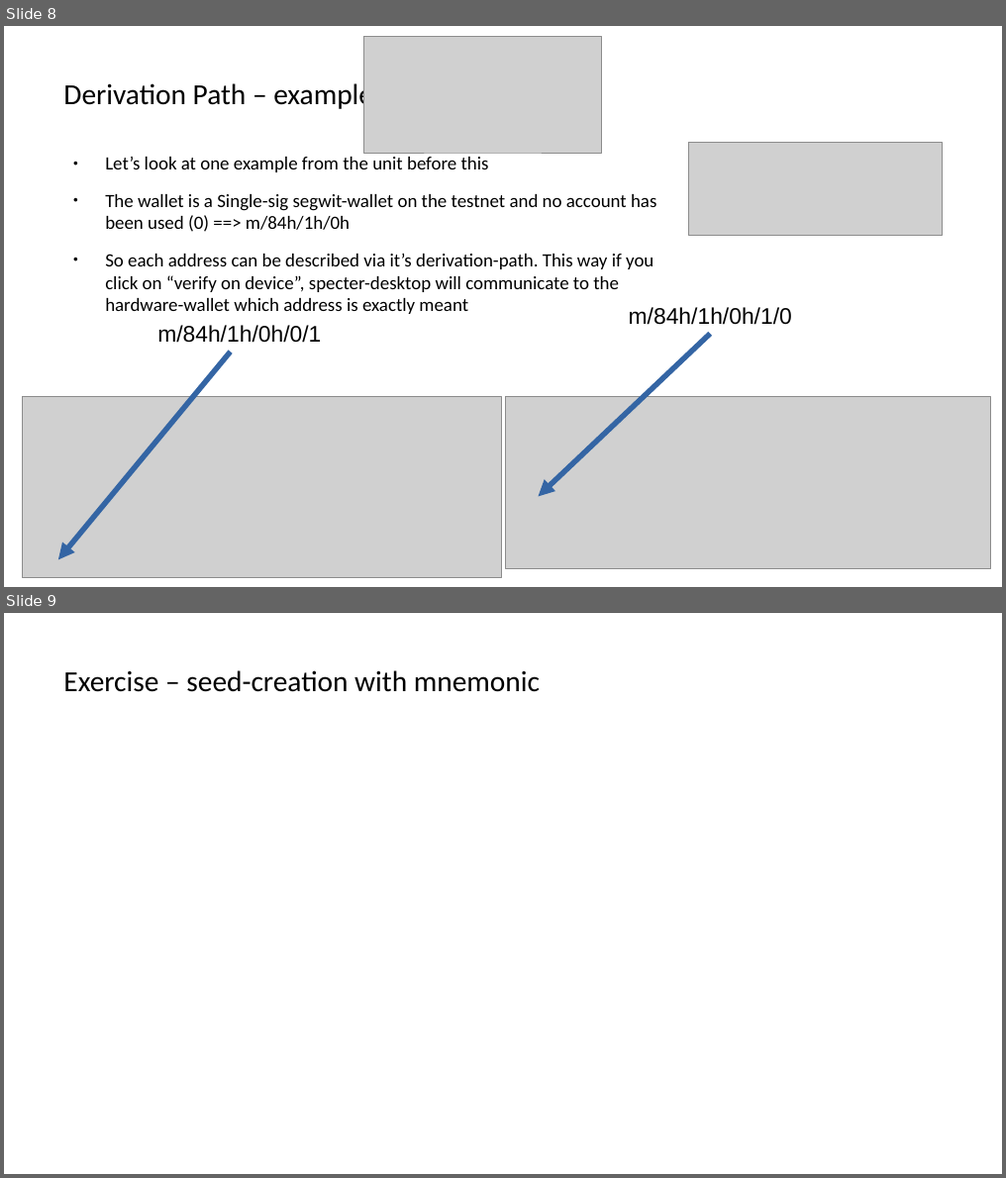
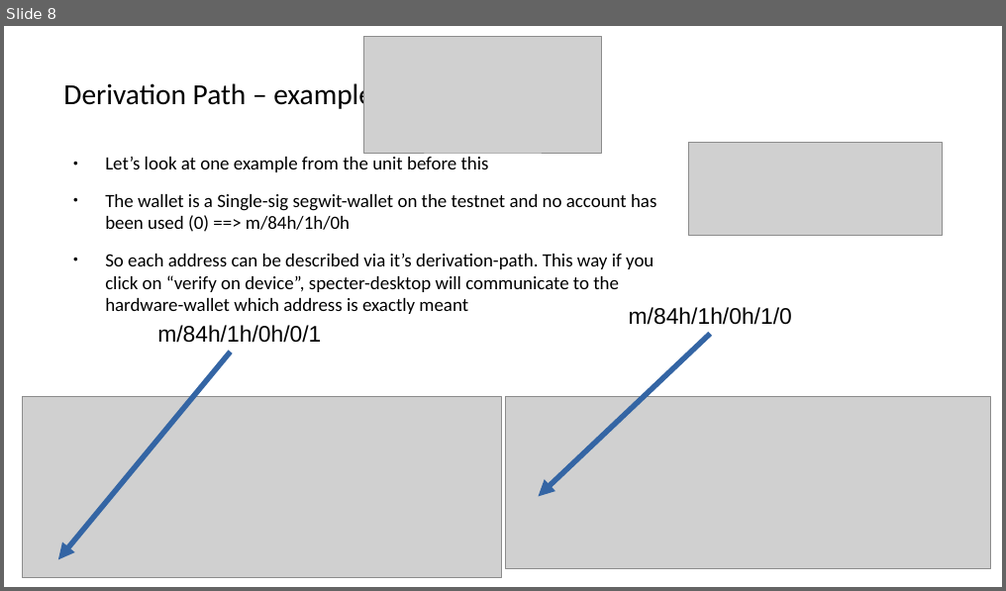
Before and after one commit to cryptoadvance/specter-education, a slide deck: content/bitcoin201/01_HD-wallets-deriv-path-addr-typed.odp. Shown one above the other, each under a label of ours: slides 8 and 9 before the commit, slide 8 after it. The pictures are 1006x1178 and 1006x591 pixels, drawn with LibreOffice and Linux fonts; fonts in the diff are those of the drawing; grey boxes stand for pictures. Boxes give left, top, right and bottom in pixels: in the first picture for what was removed or moved away, otherwise in the second. Text is boxed around its words. In the diff, an @@ line names an element or a change of style, - is before the commit and + after.

```diff
--- a/content/bitcoin201/01_HD-wallets-deriv-path-addr-typed.odp
+++ b/content/bitcoin201/01_HD-wallets-deriv-path-addr-typed.odp
@@ slide 9 removed at (4, 613, 1002, 1174), background #FFFFFF @@
@@ title removed at (63, 670, 540, 692) @@
-Exercise – seed-creation with mnemonic
```
Also in this commit, not shown: 3 other files.
